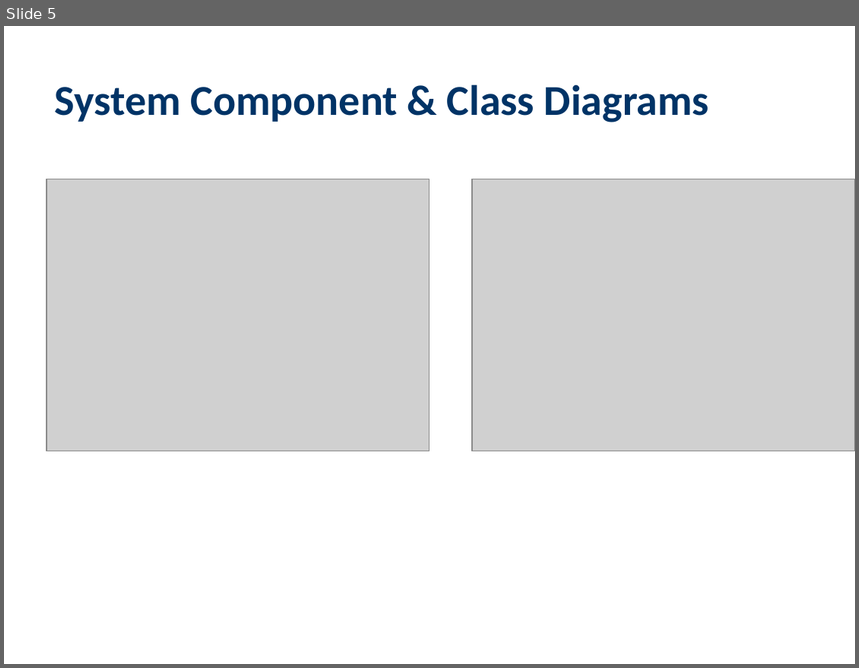
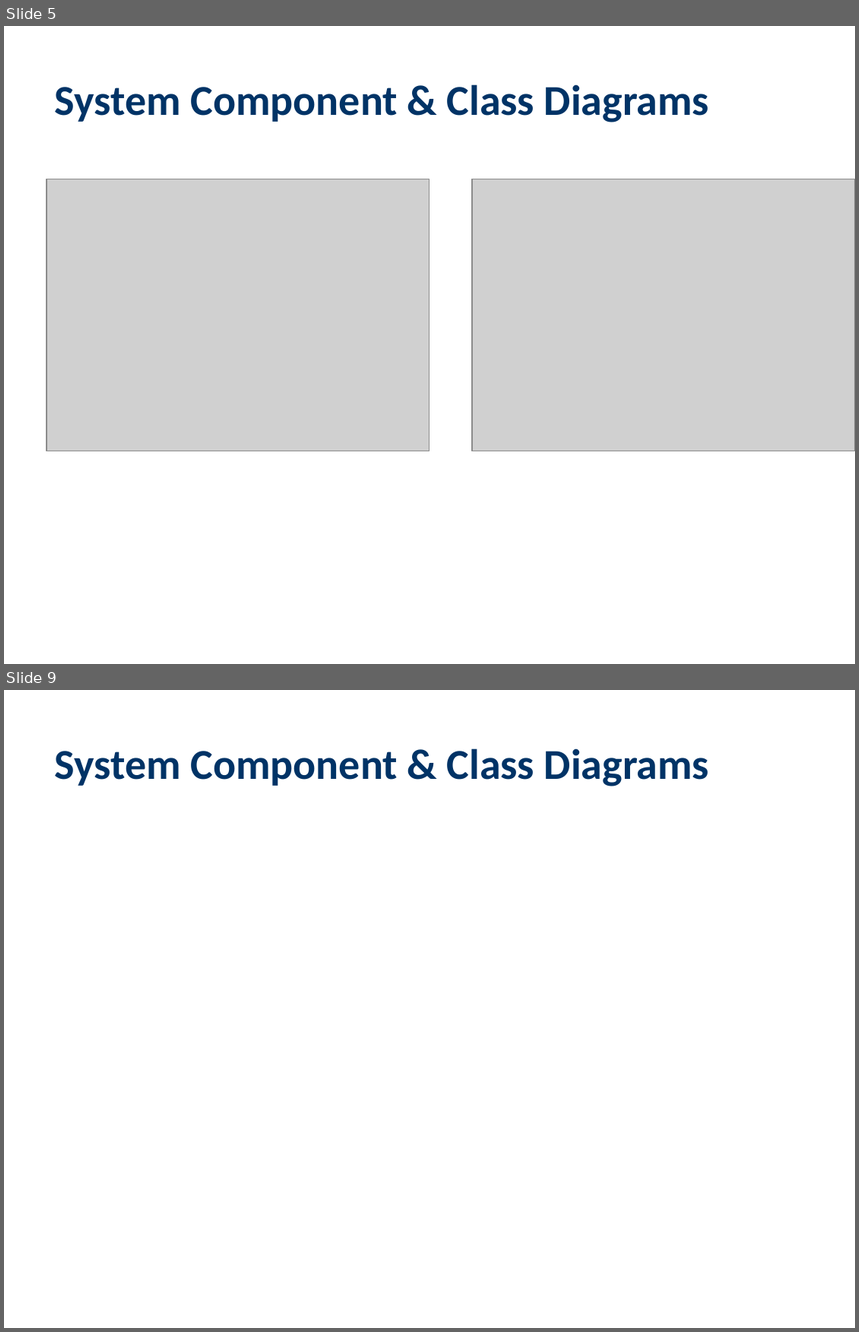
Before and after one commit to lucadagati/ros_wasm_example, a slide deck: microROS_WASM_K8s_Feasibility.pptx. Shown one above the other, each under a label of ours: slide 5 before the commit, slides 5 and 9 after it; the slides between them are not shown. The pictures are 859x668 and 859x1332 pixels, drawn with LibreOffice and Linux fonts; fonts in the diff are those of the drawing; grey boxes stand for pictures. Boxes give left, top, right and bottom in pixels: in the first picture for what was removed or moved away, otherwise in the second. Text is boxed around its words. In the diff, an @@ line names an element or a change of style, - is before the commit and + after.

Commit message:
Final update: All UML diagrams show ROS executing INSIDE WASM
- Recreated all PlantUML files with explicit 'executing in WASM' labels
- All diagrams now clearly show: ROS code compiled to WASM bytecode
- Executed by WASM runtime, no external ROS process
- Direct WASM-to-WASM communication via ROS2 DDS
- Updated architecture, architecture_complete, component diagrams
- All PNG regenerated with updated diagrams

```diff
--- a/microROS_WASM_K8s_Feasibility.pptx
+++ b/microROS_WASM_K8s_Feasibility.pptx
@@ slide 9 added at bbox=[4, 690, 855, 1328], background #FFFFFF @@
@@ text added at bbox=[55, 749, 709, 787], 36 pt, text #003366, bold @@
+System Component & Class Diagrams
```
Also in this commit, not shown: 5 other slides added, 26 other files.
